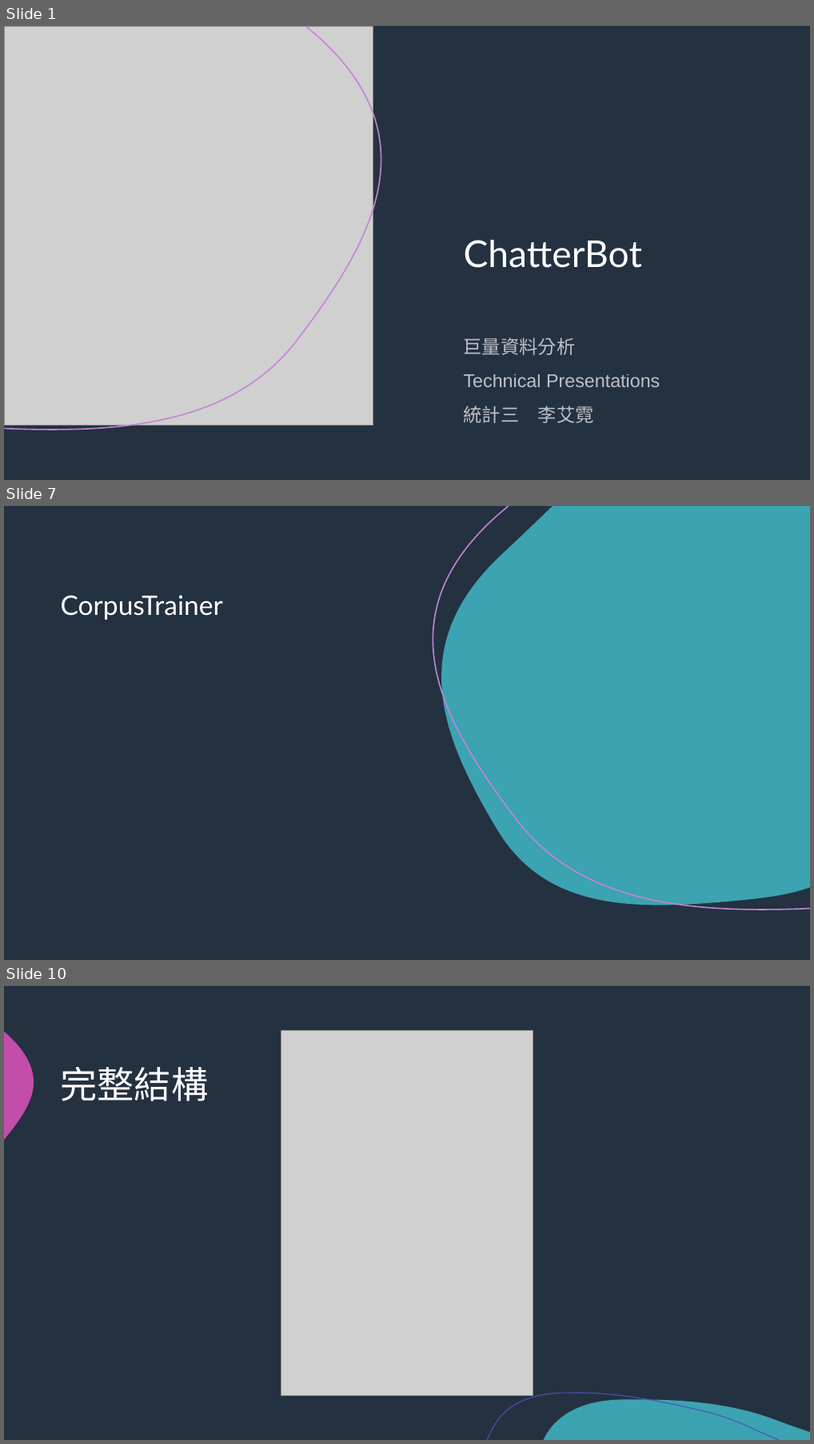
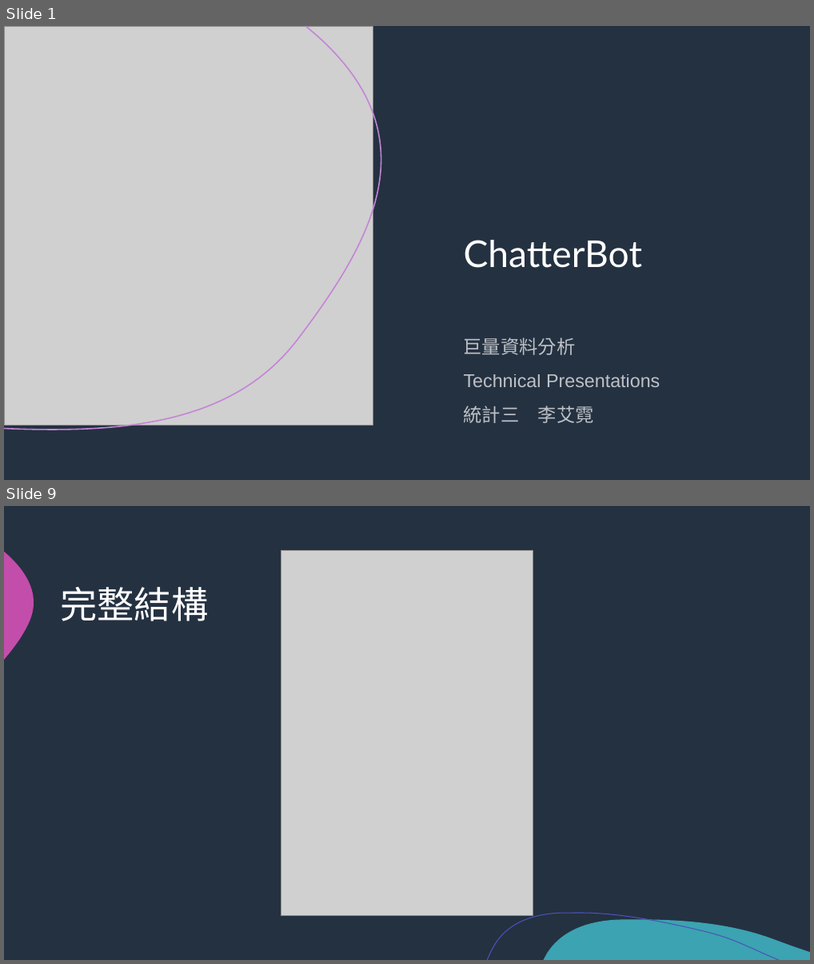
Before and after one commit to NCKU-BDA-2020/2020-NCKU-BDA-Technical-Presentation-I, a slide deck: ChatterBot/Chatterbot_ppt.pptx. Shown one above the other, each under a label of ours: slides 1, 7 and 10 before the commit, slides 1 and 9 after it; the slides between them are not shown. The pictures are 814x1444 and 814x964 pixels, drawn with LibreOffice and Linux fonts; fonts in the diff are those of the drawing; grey boxes stand for pictures. Boxes give left, top, right and bottom in pixels: in the first picture for what was removed or moved away, otherwise in the second. Text is boxed around its words. In the diff, an @@ line names an element or a change of style, - is before the commit and + after.

```diff
--- a/ChatterBot/Chatterbot_ppt.pptx
+++ b/ChatterBot/Chatterbot_ppt.pptx
@@ slide 7 removed at (x1=4, y1=506, x2=810, y2=960), background #243141; not listed: 3 template elements that a slide beside it also shows @@
@@ rectangle removed at (x1=4, y1=506, x2=810, y2=960) @@
@@ freeform shape removed at (x1=434, y1=506, x2=810, y2=909) @@
@@ freeform shape removed at (x1=442, y1=506, x2=810, y2=904) @@
@@ title removed at (x1=61, y1=595, x2=223, y2=620) @@
-CorpusTrainer
@@ what was slide 10 is now slide 9 @@
```
Also in this commit, not shown: 10 slides changed, 4 slides added, 7 other slides removed, 2 other files.
